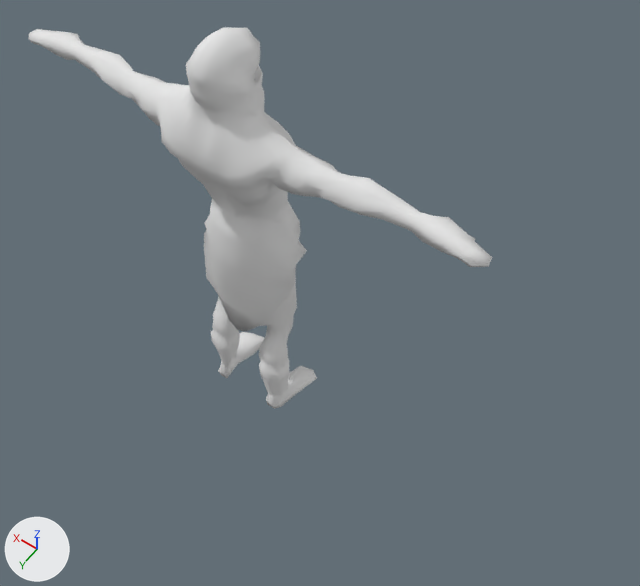
A saved change to the Blender file Assets/Project Assets/Models/Hunter/WarriorNeanderthal1.blend.
Rendered twice from a 50 mm camera at (-1.56, 1.72, 3.57) aimed at (-0.33, 0.0, 0.86). Every picture has the same lights, and +X, +Y and +Z are marked at lower left.

The older version as bpy lines, for what is in view:
```python
me_hunter = bpy.data.meshes.new('Hunter')
me_hunter.from_pydata(...)  # 1354 vertices, 1352 faces; spans x -4.07..4.07, y -0.02..8.09, z -0.89..0.66
me_hunter.polygons.foreach_set('use_smooth', [True] * 1352)
me_hunter.materials.append(mat_defaultmat_001)  # its picture is missing
me_spear = bpy.data.meshes.new('Spear')
me_spear.from_pydata(...)  # 140 vertices, 139 faces; spans x -0.06..0.05, y -0.03..0.03, z -0.36..2.03
me_spear.materials.append(mat_none)  # its picture is missing
ob_hunter = bpy.data.objects.new('Hunter', me_hunter)
ob_hunter.location = (0.0, 0.0, 0.0)
ob_hunter.rotation_euler = (1.571, 0.0, 0.0)  # degrees (90, 0, 0)
ob_hunter.scale = (0.241, 0.241, 0.241)
ob_spear = bpy.data.objects.new('Spear', me_spear)
ob_spear.location = (0.0, 0.0, 0.0)
ob_spear.hide_viewport = True
```
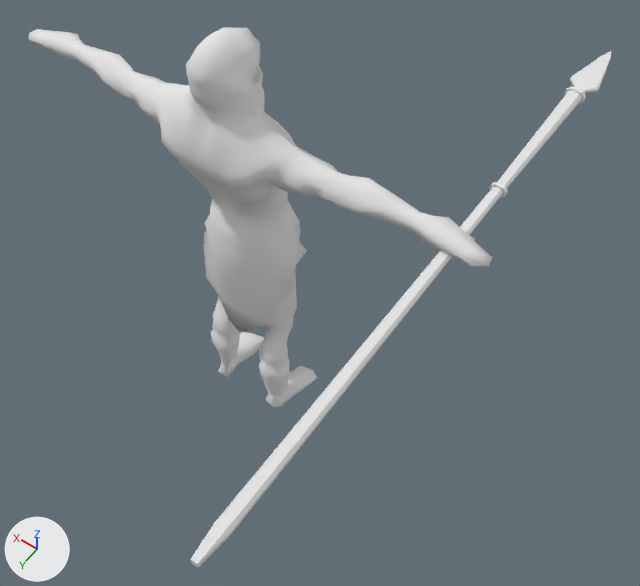
Where the newer file only moved an object's origin or applied its transform, the numbers keep the older frame.

Changed parts and their boxes [x1, y1, x2, y2] in the pictures (640 x 586 px):
```json
{"object": "Spear", "change": "shown", "after": [190, 51, 612, 568]}
```

Scene script edits in JSON lines:
```json
{"block": "me_spear", "where": "me_spear.from_pydata(...)  # 140 vertices, 139 faces; spans x -0.06..0.05, y -0.03..0.03, z -0.36..2.03"}
{"block": "me_spear", "where": "# used by ob_spear; location = (0.0, 0.0, 0.0)"}
{"block": "me_spear", "change": "me_spear part 1: the whole mesh is multiplied about its middle by the matrix ((-1.0, 0.02, 0.003), (-0.003, -0.008, -1.0), (-0.02, -1.0, 0.008)), then moved by (-0.85, 0.05, 0.68)"}
{"op": "remove", "block": "ob_spear", "code": "ob_spear.hide_viewport = True"}
```
